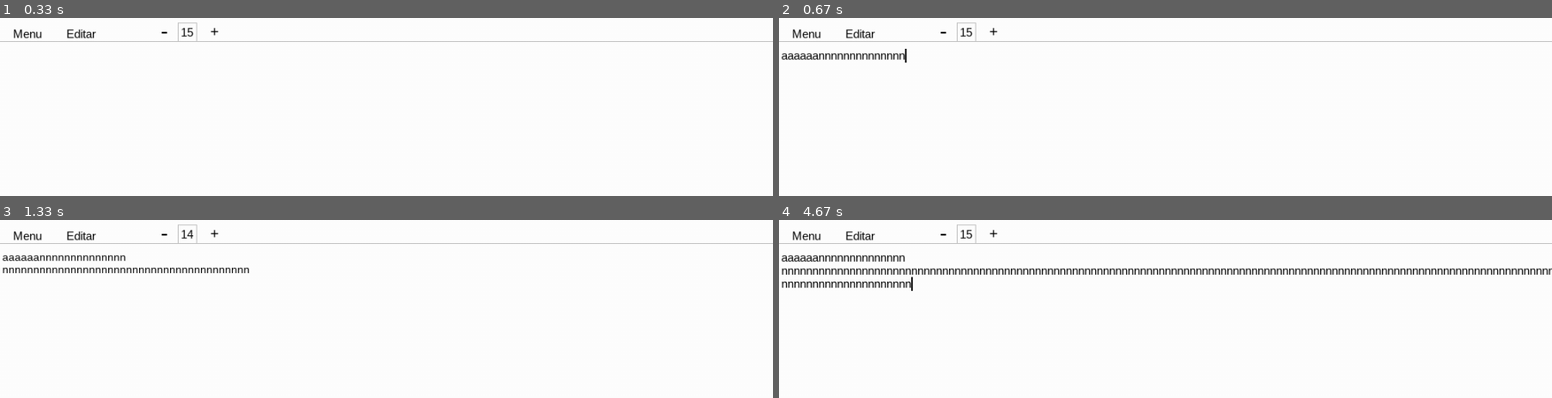
Above: before the commit, frames 1-4 (two rows, left to right).
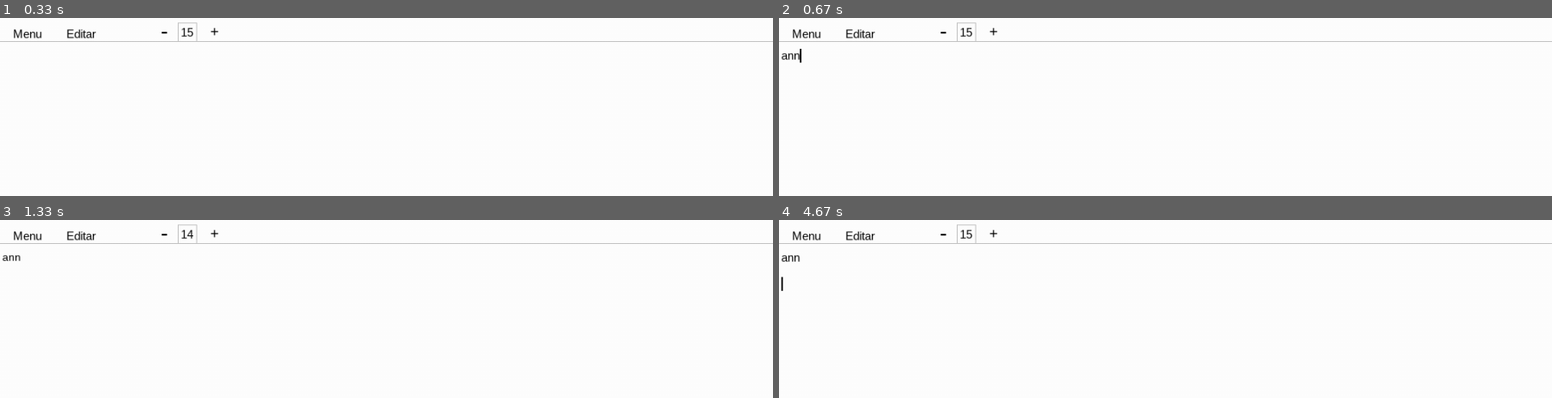
Above: after the commit, the same moments.

Repository: PedroGoulartbranco/Bloco-de-notas-pygame
Game: pygame game, started from main.py
Two runs of this game, one before a commit and one after it. Both use one fixed random seed, a clock stepped at 60 frames per second and the inputs below.
Inputs (mouse positions are in pixels of both pictures, inside the frame that each line leads up to):
- Up to frame 1 (0.33 s): no input
- Up to frame 2 (0.67 s): type "ann" at 0.33 s
- Up to frame 3 (1.33 s): tap Enter at 0.67 s; click "-" at 0.93 s; click (146, 381) at 1.27 s
- Up to frame 4 (4.67 s): click "+" at 2.7 s; move the mouse to (1142, 373) at 2.98 s; click (1142, 373) at 3.03 s; tap Enter at 4.32 s

Frame 1 is identical in both runs. In frame 2, 0.5% of the frame differs, in the area x 1-17%, y 17-26%; in frame 3, 1.1%; in frame 4, 3.7%, in the area x 0-100%, y 19-40%.

Commit message:
fazendo clique automstico

Diff:
--- a/main.py
+++ b/main.py
@@ -39,6 +39,9 @@
 tempo_desligado = 0
 cor_piscada = "white"
 segurou = False
+escreveu_primeira_letra = False
+
+tempo_que_letra_foi_solta = 0
 
 def desenhar_texto():
     #Criando texto botoes
@@ -114,11 +117,14 @@
             elif event.key == pygame.K_BACKSPACE:
                 linhas[linha_atual]["texto"]= linhas[linha_atual]["texto"][:-1]
             else:
+                tempo_que_letra_clicada = pygame.time.get_ticks()
                 segurou = True
                 letra = event.unicode
                 #linhas[linha_atual]["texto"] += event.unicode
         if event.type == pygame.KEYUP:
-            pass
+            segurou = False
+            escreveu_primeira_letra = False
+            tempo_que_letra_foi_solta = pygame.time.get_ticks()
         if event.type == pygame.MOUSEBUTTONDOWN:
             if botao_texto_menos.collidepoint(posicao_mouse):
                 tamanho_fonte_texto -= 1
@@ -140,8 +146,14 @@
 
     y_distancia = onde_digitar.y #Serve pra criar a distancia de cada
 
+    tempo_atual = pygame.time.get_ticks() #Pega o tick atual
+
     if segurou:
-        escrever(letra)
+        if not escreveu_primeira_letra:
+            linhas[linha_atual]["texto"] += letra
+            escreveu_primeira_letra = True
+        if (tempo_atual - tempo_que_letra_clicada >= 500):
+            escrever(letra)
 
     for linha in linhas:
         texto_surface = fonte_texto.render(linha["texto"], True, "black")
@@ -152,7 +164,6 @@
     largura_texto, altura_texto = fonte_texto.size(linhas[linha_atual]["texto"])
     cursor_x = onde_digitar.x + largura_texto
 
-    tempo_atual = pygame.time.get_ticks() #Pega o tick atual
     if piscou == False:
         if tempo_atual - tempo_desligado >= tempo_piscada:
             cor_piscada = "black"
